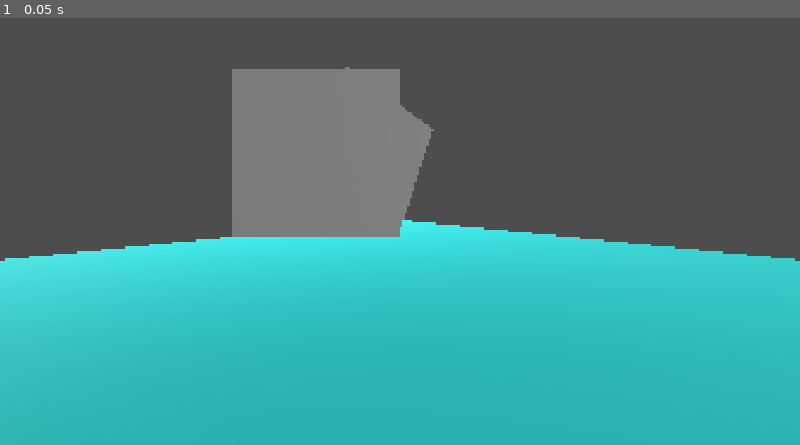
Above: before the commit, frame 1.
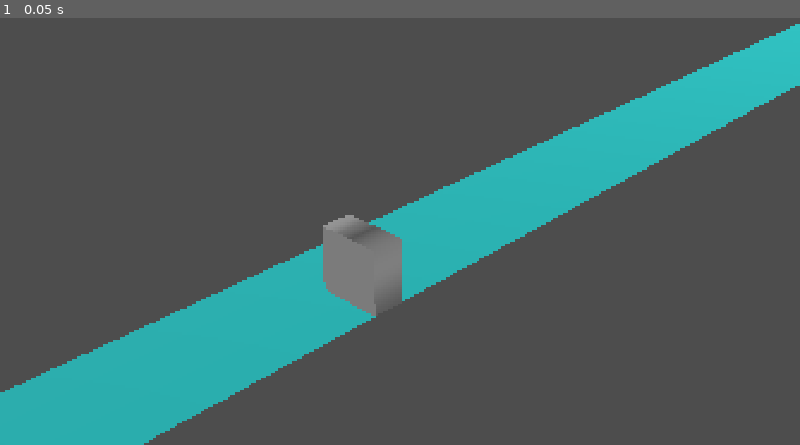
Above: after the commit, the same moment.

Repository: atahrijouti/tumbling-prisms-godot
Game: Godot game, scene res://Main.tscn
Same seed, same stepped clock (60 frames per second), same inputs: the game is played once before the commit and once after it.
Inputs:
- Up to frame 1 (0.05 s): no input

The runs differ from the first frame. In frame 1, 55% of the frame differs, in the area x 0-100%, y 1-100%.

Commit message:
fixed wrong sign direction

Diff:
--- a/Main.tscn
+++ b/Main.tscn
@@ -13,7 +13,10 @@
 script = ExtResource("1_glv2v")
 
 [node name="Camera3D" type="Camera3D" parent="." unique_id=1691968508]
-transform = Transform3D(-1, 0, -1.509958e-07, 0, 1, 0, 1.509958e-07, 0, -1, 0, 0.1, 0)
+transform = Transform3D(-0.7149708, 0.32396904, -0.61956495, 0, 0.8861635, 0.46337277, 0.69915426, 0.33129802, -0.63358104, -9.204387, 7.41696, -6.1639633)
+fov = 25.0
+near = 0.01
+far = 2000.0
 
 [node name="DirectionalLight3D" type="DirectionalLight3D" parent="." unique_id=1223837618]
 transform = Transform3D(0.04042639, -0.062462967, 0.99722815, -0.09646093, 0.9931383, 0.066117205, -0.9945154, -0.09886643, 0.034123763, 4.181268, 0.52057624, 2.9876335)
@@ -27,7 +30,4 @@
 
 [node name="Prisms" type="Node3D" parent="." unique_id=1294502340]
 
-[node name="Prism2" parent="Prisms" unique_id=1748292164 instance=ExtResource("2_uu6xs")]
-
 [node name="Prism" parent="Prisms" unique_id=25556396 instance=ExtResource("2_uu6xs")]
-_segments = 5
--- a/scenes/prism.gd
+++ b/scenes/prism.gd
@@ -10,7 +10,7 @@
 
 @export_range(0, 1) var _progress: float = 0.0:
 	set(value):
-		_progress = minf(maxf(0, value), 1)
+		_progress = clampf(value, 0, 1)
 		if is_node_ready():
 			applyProgress(_progress)
 
@@ -21,6 +21,7 @@
 @onready var translationNode: Node3D = %translationNode
 @onready var redressNode: Node3D = %redressNode
 @onready var rotationNode: Node3D = %rotationNode
+@onready var adjustXNode: Node3D = %adjustXNode
 
 
 static func create(segments: int) -> Prism:
@@ -32,6 +33,7 @@
 
 func _ready() -> void:
 	applySegments()
+	applyProgress(_progress)
 
 func applySegments() -> void:
 	var mesh := meshInstance.mesh as CylinderMesh
@@ -50,9 +52,10 @@
 	maxAngle = PI - angleSum / _segments
 
 	redressNode.rotation.z = -redressAngle
+	adjustXNode.position.x = -1
 	translationNode.position.z = _segments - 2
 
 func applyProgress(progress: float) -> void:
 	var angle = -maxAngle * progress
-	rotationNode.rotation.z = -angle
-	translationNode.position.x = progress
+	rotationNode.rotation.z = angle
+	translationNode.position.x = -progress
